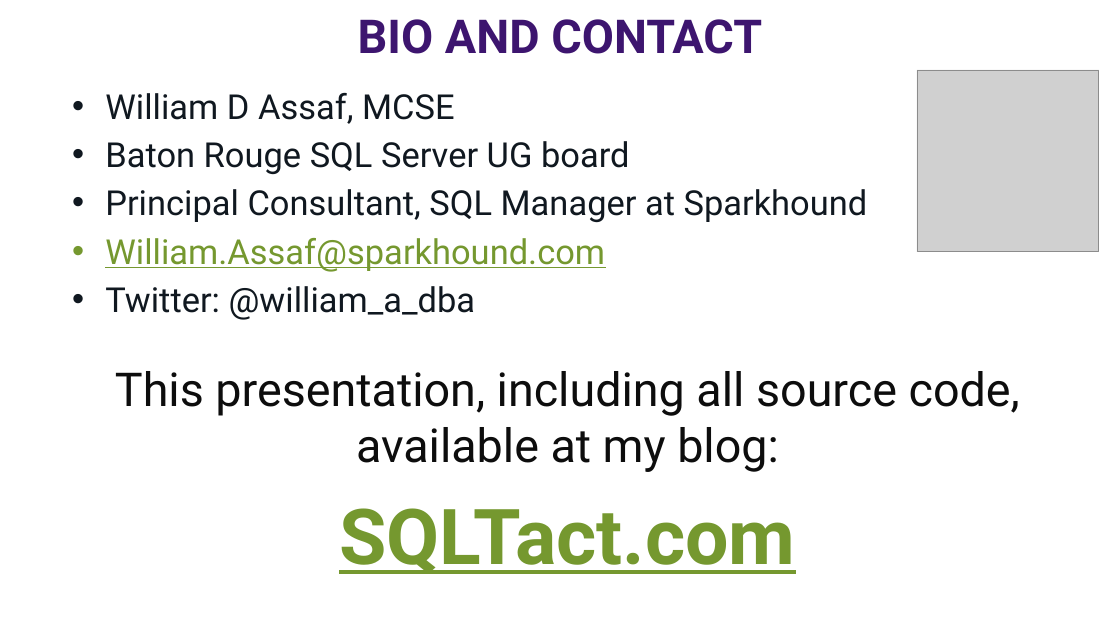
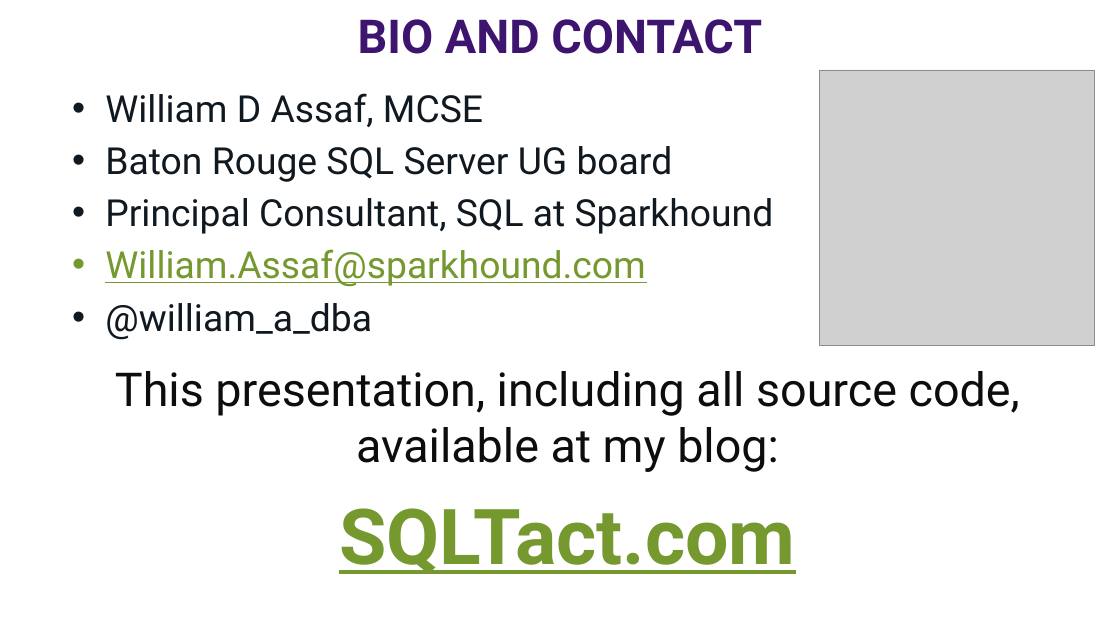
Before and after one commit to williamadba/Public-Presentations, a slide deck: slide 60 of SparkEd/The Business Case for SQL 2019.pptx (slide 61 before the commit). Drawn at 1120x630 pixels with LibreOffice and Linux fonts; fonts in the diff are those of the drawing; grey boxes stand for pictures. Boxes give left, top, right and bottom in pixels: in the first picture for what was removed or moved away, otherwise in the second. Text is boxed around its words. In the diff, an @@ line names an element or a change of style, - is before the commit and + after.

```diff
--- a/SparkEd/The Business Case for SQL 2019.pptx
+++ b/SparkEd/The Business Case for SQL 2019.pptx
@@ picture: place and size @@
-picture at [917,70,1100,252]
+picture at [820,70,1095,346]
@@ text at [105,93,673,287]: size 28 to 30.2 pt in "William D Assaf, MCSE", "Baton Rouge SQL Server UG board", "William.Assaf@sparkhound.com" @@
@@ text at [105,198,774,234]: text changed; size 28 to 30.2 pt @@
-• Principal Consultant, SQL Manager at Sparkhound
+• Principal Consultant, SQL at Sparkhound
@@ text at [105,303,372,340]: text changed; size 28 to 30.2 pt @@
-• Twitter: @william_a_dba
+• @william_a_dba
```
Also in this commit, not shown: 27 other slides changed, 1 slide removed.
